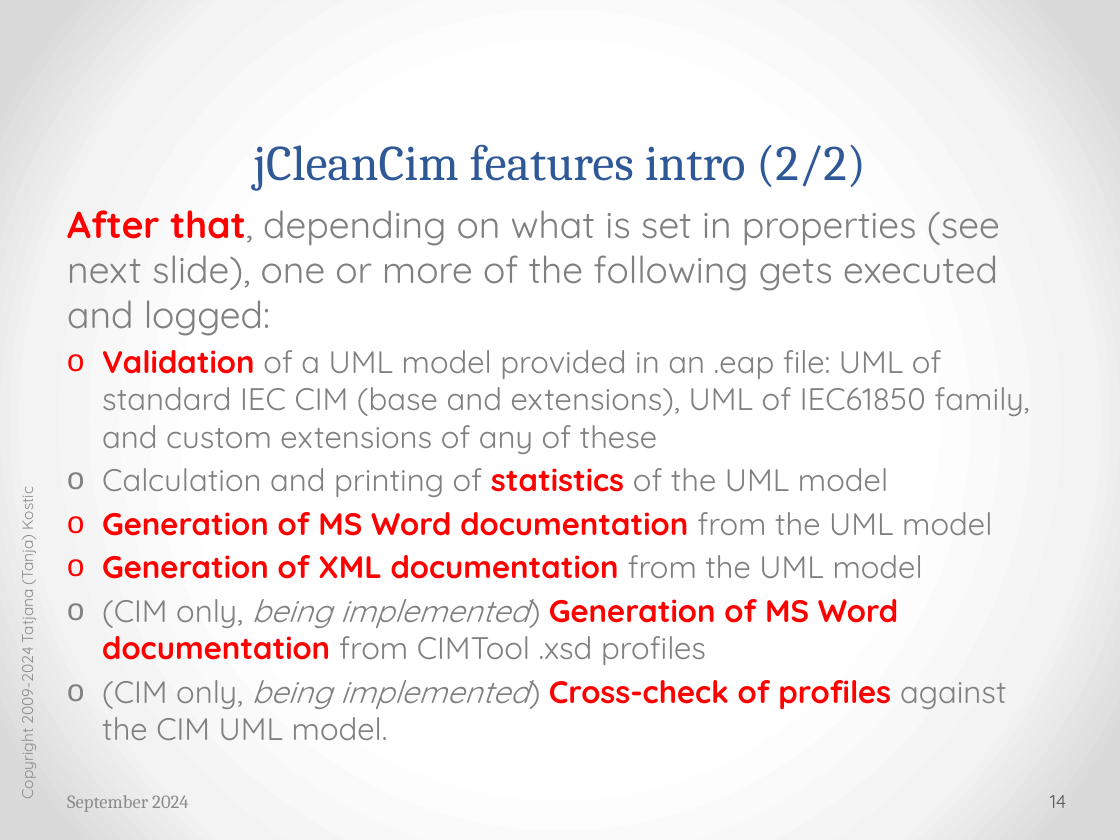
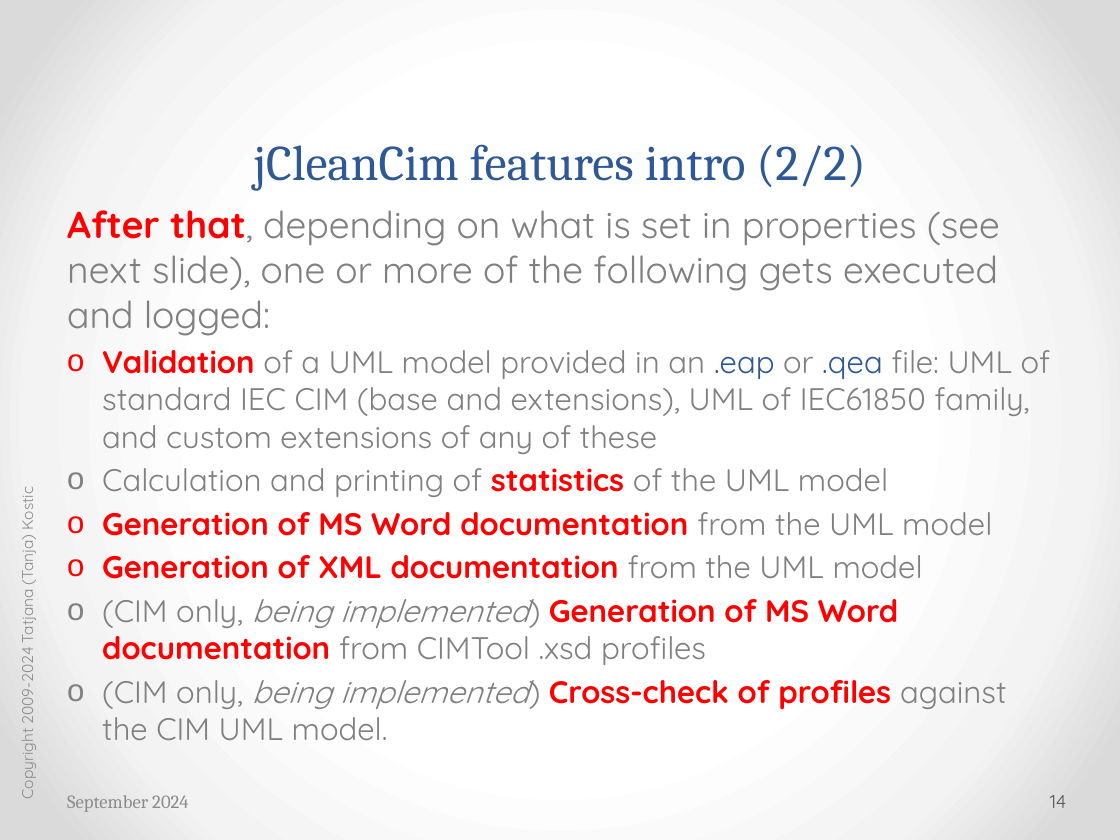
Before and after one commit to cimug-org/jCleanCim, a slide deck: slide 14 of doc/jCleanCimIntro.pptx. Drawn at 1120x840 pixels with LibreOffice and Linux fonts; fonts in the diff are those of the drawing. Boxes give left, top, right and bottom in pixels: in the first picture for what was removed or moved away, otherwise in the second. Text is boxed around its words. In the diff, an @@ line names an element or a change of style, - is before the commit and + after.

```diff
--- a/doc/jCleanCimIntro.pptx
+++ b/doc/jCleanCimIntro.pptx
@@ text at (102, 350, 1051, 454): text changed @@
-  o Validation of a UML model provided in an .eap file: UML of standard IEC CIM (base and extensions), UML of IEC61850 family, and custom extensions of any of these
+  o Validation of a UML model provided in an .eap or .qea file: UML of standard IEC CIM (base and extensions), UML of IEC61850 family, and custom extensions of any of these
```
Also in this commit, not shown: 24 other slides changed, 4 other files.
